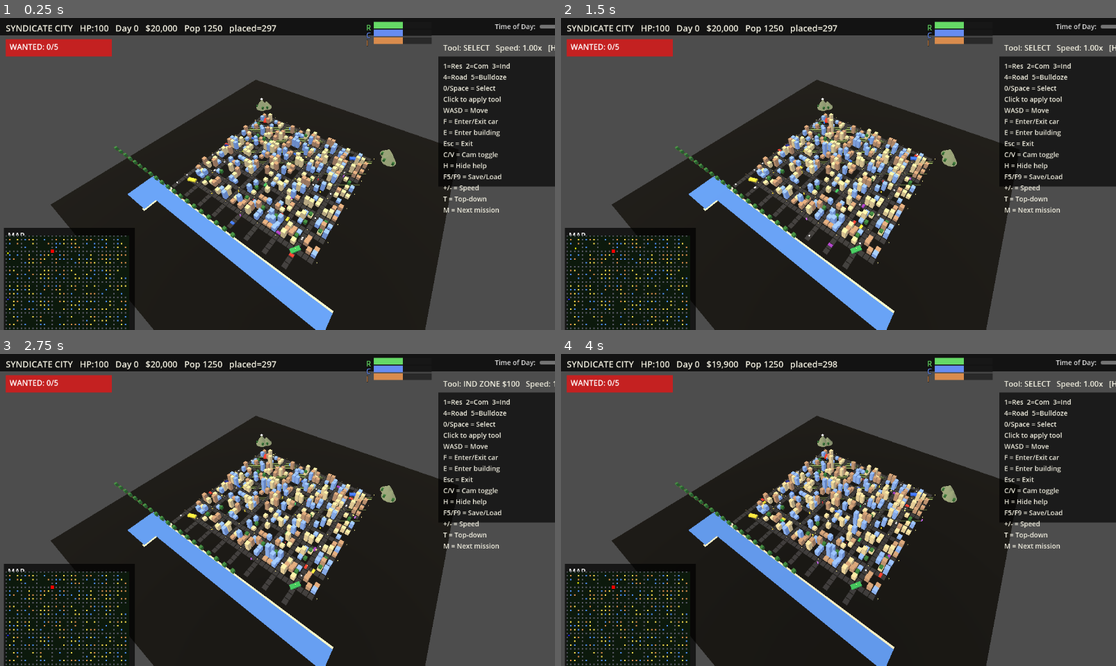
Above: before the commit, frames 1-4 (two rows, left to right).
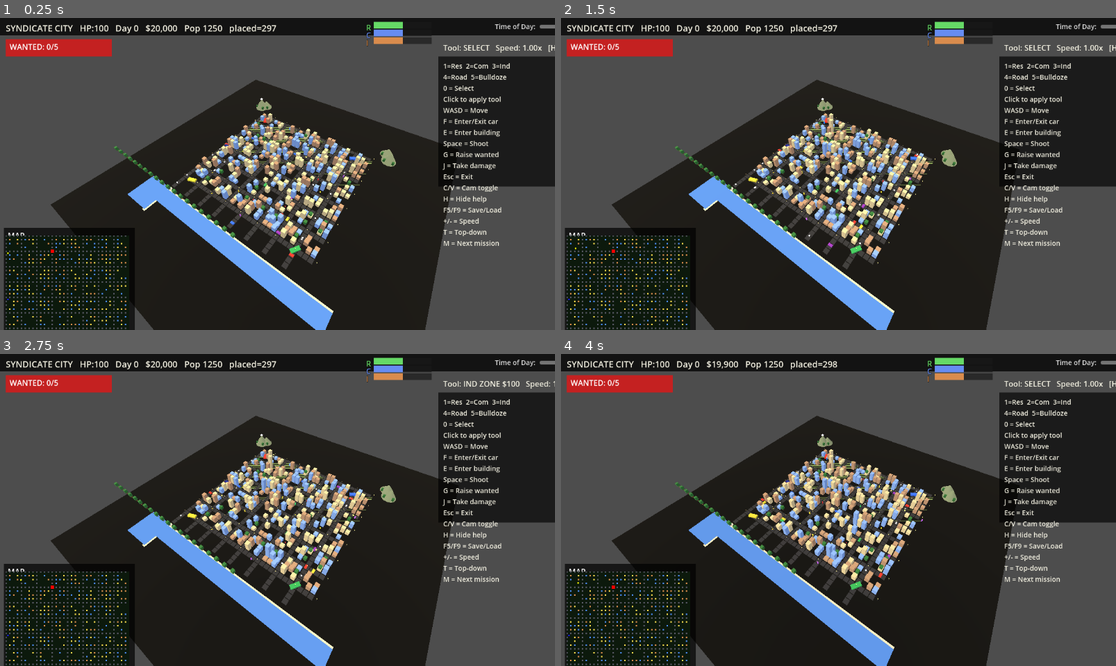
Above: after the commit, the same moments.

Repository: Fedgerick/syndicatecity-2d
Game: Godot game, scene res://main.tscn
The game is run twice, just before and just after one commit, with the same random seed, the same clock (stepped at 60 frames per second) and the same inputs.
Inputs (mouse positions are in pixels of both pictures, inside the frame that each line leads up to):
- Up to frame 1 (0.25 s): no input
- Up to frame 2 (1.5 s): tap Enter at 0.5, 1.25 s; move the mouse to (960, 158) at 0.52 s; hold Right (ui_right) 0.53-1.25 s; tap 1 at 0.6 s; click (960, 158) at 0.67 s; tap Space at 0.77 s; drag from (727, 189) to (810, 236) at 1.27 s
- Up to frame 3 (2.75 s): tap Enter at 2 s; move the mouse to (333, 441) at 2.02 s; hold Right (ui_right) from 2.03 s (still down); tap 3 at 2.1 s
- Up to frame 4 (4 s): release Right (ui_right) at 2.75 s; tap Enter at 2.75, 3.5 s; drag from (810, 572) to (672, 463) at 2.77 s; move the mouse to (1005, 556) at 3.52 s; hold Left (ui_left) from 3.53 s (still down); tap 5 at 3.6 s; tap Space at 3.77 s

The runs differ from the first frame. In frame 1, 1.0% of the frame differs, in the area x 79-91%, y 21-74%; in frame 2, 1.0%; in frame 3, 1.0%; in frame 4, 1.0%.

Commit message:
game: shooting mechanic (Space), bullets kill NPCs / damage vehicles / police
- Press Space (when tool=SELECT) to fire in your facing direction
- Cooldown 0.18s, yellow glowing spheres at 50 m/s
- Hits NPC: kill (NPC mesh removed), +100 loot, +2 wanted
- Hits parked car: car becomes smoky red (wrecked), +2 wanted
- Hits police car: police car turns smoky, +2 wanted
- Bullet expires after 1.5s or on hit
- Gunshot sound: 1200Hz short beep
- Help overlay shows Space=Shoot

Diff:
--- a/main.gd
+++ b/main.gd
@@ -42,7 +42,9 @@
 var wanted_level: int = 0  # 0..5 stars
 var wanted_timer: float = 0.0
 var police: Array = []  # list of {mesh, pos, target_pos, speed}
-var pickups: Array = []  # {mesh, pos, type: "money"|"health", value}
+var pickups: Array = []
+var bullets: Array = []  # {mesh, pos, vel, ttl}
+var bullet_cooldown: float = 0.0  # {mesh, pos, type: "money"|"health", value}
 var player_health: int = 100
 var audio_on: bool = true
 var vehicle_in: bool = false  # true when player is driving a car
@@ -135,6 +137,7 @@
 	_update_wanted(delta)
 	_update_npcs(delta)
 	_update_pickups(delta)
+	_update_bullets(delta)
 	_update_player(delta)
 	_update_vehicle(delta)
 	# Growth: every 0.5s, randomly bump a built cell to a higher density
@@ -819,7 +822,7 @@
 	help.position = Vector2(920, 90)
 	help.add_theme_font_size_override("font_size", 14)
 	help.add_theme_color_override("font_color", Color(0.95, 0.94, 0.88))
-	help.text = "1=Res  2=Com  3=Ind\n4=Road  5=Bulldoze\n0/Space = Select\nClick to apply tool\nWASD = Move\nF = Enter/Exit car\nE = Enter building\nEsc = Exit\nC/V = Cam toggle\nH = Hide help\nF5/F9 = Save/Load\n+/- = Speed\nT = Top-down\nM = Next mission"
+	help.text = "1=Res  2=Com  3=Ind\n4=Road  5=Bulldoze\n0 = Select\nClick to apply tool\nWASD = Move\nF = Enter/Exit car\nE = Enter building\nSpace = Shoot\nG = Raise wanted\nJ = Take damage\nEsc = Exit\nC/V = Cam toggle\nH = Hide help\nF5/F9 = Save/Load\n+/- = Speed\nT = Top-down\nM = Next mission"
 	controls_overlay.add_child(help)
 	# Wanted meter overlay (top-left)
 	var wanted_cl := CanvasLayer.new()
@@ -1663,6 +1666,89 @@
 	await get_tree().create_timer(0.15).timeout
 	_play_beep(784.0, 0.25, 0.5)
 
+
+
+func _try_shoot() -> void:
+	if bullet_cooldown > 0.0:
+		return
+	# Create a bullet mesh
+	var b := MeshInstance3D.new()
+	var bm := SphereMesh.new()
+	bm.radius = 0.08
+	bm.height = 0.16
+	b.mesh = bm
+	var mat := StandardMaterial3D.new()
+	mat.albedo_color = Color(1, 0.9, 0.2)
+	mat.emission_enabled = true
+	mat.emission = Color(1, 0.8, 0)
+	mat.emission_energy_multiplier = 2.0
+	b.material_override = mat
+	# Direction: forward based on camera yaw
+	var dir := Vector3(sin(deg_to_rad(cam_yaw)), 0.0, cos(deg_to_rad(cam_yaw)))
+	if vehicle_in and current_vehicle != null:
+		dir = Vector3(sin(current_vehicle_yaw), 0.0, cos(current_vehicle_yaw))
+		b.position = current_vehicle_pos + dir * 2.0 + Vector3(0, 1.0, 0)
+	else:
+		b.position = player_pos + dir * 3.0 + Vector3(0, 1.2, 0)
+	add_child(b)
+	bullets.append({
+		"mesh": b,
+		"pos": b.position,
+		"vel": dir * 50.0,
+		"ttl": 1.5,
+	})
+	bullet_cooldown = 0.18
+	_play_beep(1200.0, 0.05, 0.4)
+
+
+func _update_bullets(delta: float) -> void:
+	bullet_cooldown = max(0.0, bullet_cooldown - delta)
+	for i in range(bullets.size() - 1, -1, -1):
+		var b: Dictionary = bullets[i]
+		b["ttl"] -= delta
+		if b["ttl"] <= 0:
+			b["mesh"].queue_free()
+			bullets.remove_at(i)
+			continue
+		var new_pos: Vector3 = b["pos"] + b["vel"] * delta
+		# Hit NPCs?
+		for n in npcs:
+			var d: float = n["mesh"].position.distance_to(new_pos)
+			if d < 1.0:
+				# Kill NPC
+				n["mesh"].queue_free()
+				npcs.erase(n)
+				sim_budget += 100  # loot
+				_add_wanted(2)
+				b["mesh"].queue_free()
+				bullets.remove_at(i)
+				break
+		# Hit parked cars
+		for v in vehicles:
+			var d2: float = v["pos"].distance_to(new_pos)
+			if d2 < 2.0:
+				# Car explodes: make it smoky + on fire (emission red)
+				v["mesh"].material_override.albedo_color = Color(0.20, 0.10, 0.10)
+				v["mesh"].material_override.emission_enabled = true
+				v["mesh"].material_override.emission = Color(0.6, 0.2, 0.05)
+				v["mesh"].material_override.emission_energy_multiplier = 0.5
+				_add_wanted(2)
+				b["mesh"].queue_free()
+				bullets.remove_at(i)
+				break
+		# Hit police?
+		for po in police:
+			var d3: float = po["pos"].distance_to(new_pos)
+			if d3 < 1.5:
+				_add_wanted(2)
+				# Police car turns smoky
+				po["mesh"].material_override.albedo_color = Color(0.20, 0.10, 0.10)
+				b["mesh"].queue_free()
+				bullets.remove_at(i)
+				break
+		b["pos"] = new_pos
+		b["mesh"].position = new_pos
+
 func save_city() -> void:
 	var data := {
 		"version": 2,
